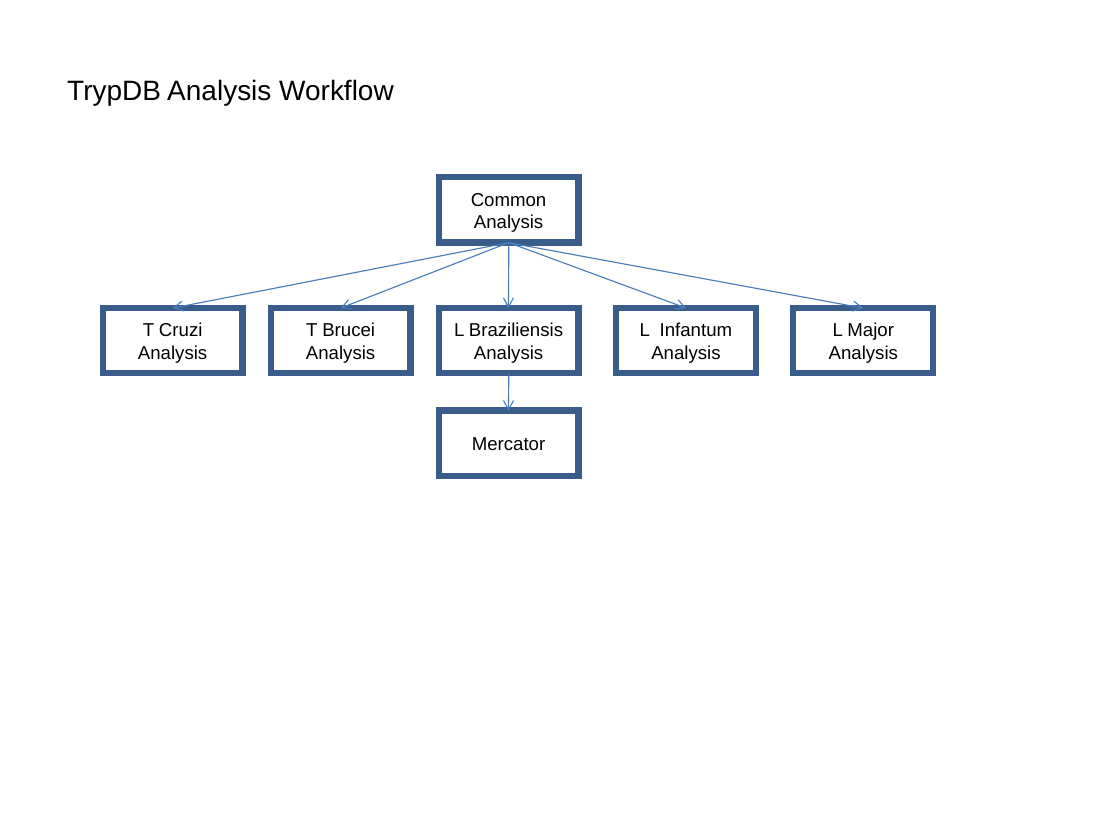
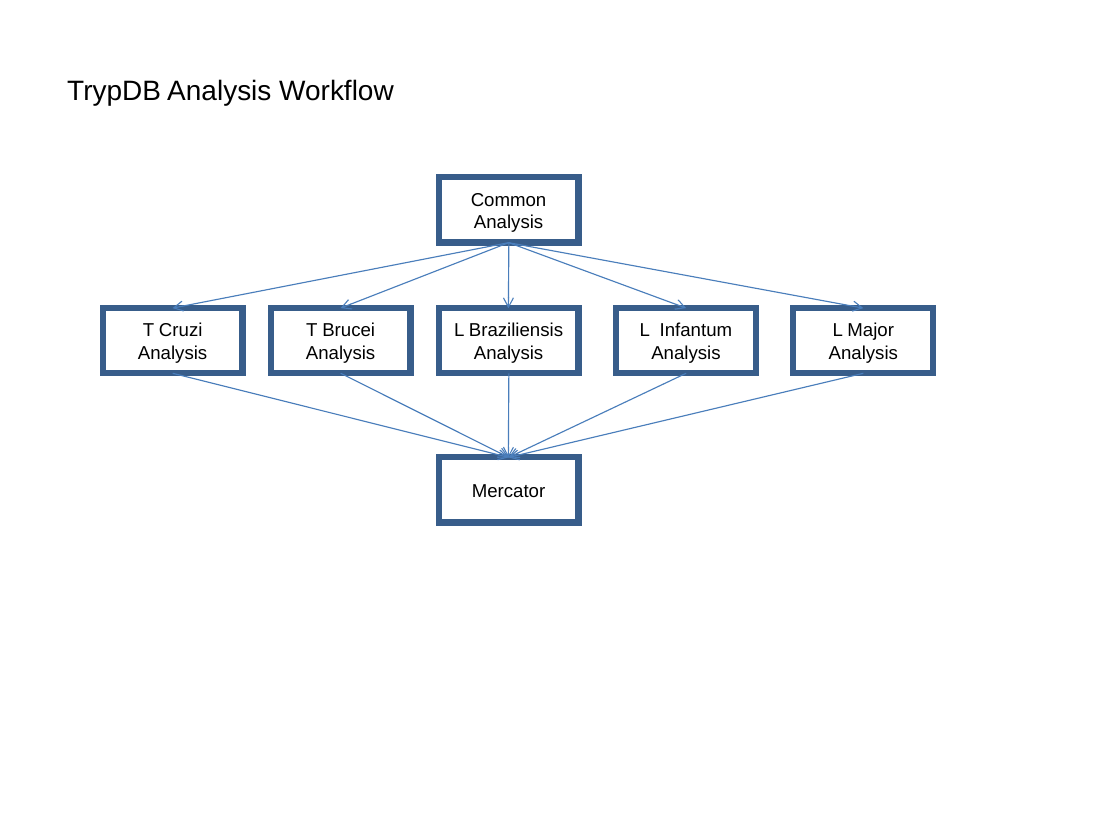
Before and after one commit to VEuPathDB/ApiCommonData, a slide deck: slide 1 of Load/doc/workflow/AnalysisWorkflow.ppt. Drawn at 1120x840 pixels with LibreOffice and Linux fonts; fonts in the diff are those of the drawing. Boxes give left, top, right and bottom in pixels: in the first picture for what was removed or moved away, otherwise in the second. Text is boxed around its words. In the diff, an @@ line names an element or a change of style, - is before the commit and + after.

```diff
--- a/Load/doc/workflow/AnalysisWorkflow.ppt
+++ b/Load/doc/workflow/AnalysisWorkflow.ppt
@@ arrow added from (172, 373) to (508, 457), #4A7EBB 0.74 pt @@
@@ arrow added from (340, 373) to (508, 457), #4A7EBB 0.74 pt @@
@@ arrow moved from (508, 373) - (508, 411) to (508, 373) - (508, 458) @@
@@ arrow added from (864, 373) to (508, 457), #4A7EBB 0.74 pt @@
@@ arrow added from (687, 373) to (508, 457), #4A7EBB 0.74 pt @@
@@ rectangle "Mercator": place and size @@
-rectangle "Mercator" at bbox=[439, 411, 579, 476]
+rectangle "Mercator" at bbox=[439, 457, 579, 522]
```
Also in this commit, not shown: 6 other slides changed, 1 slide removed.
